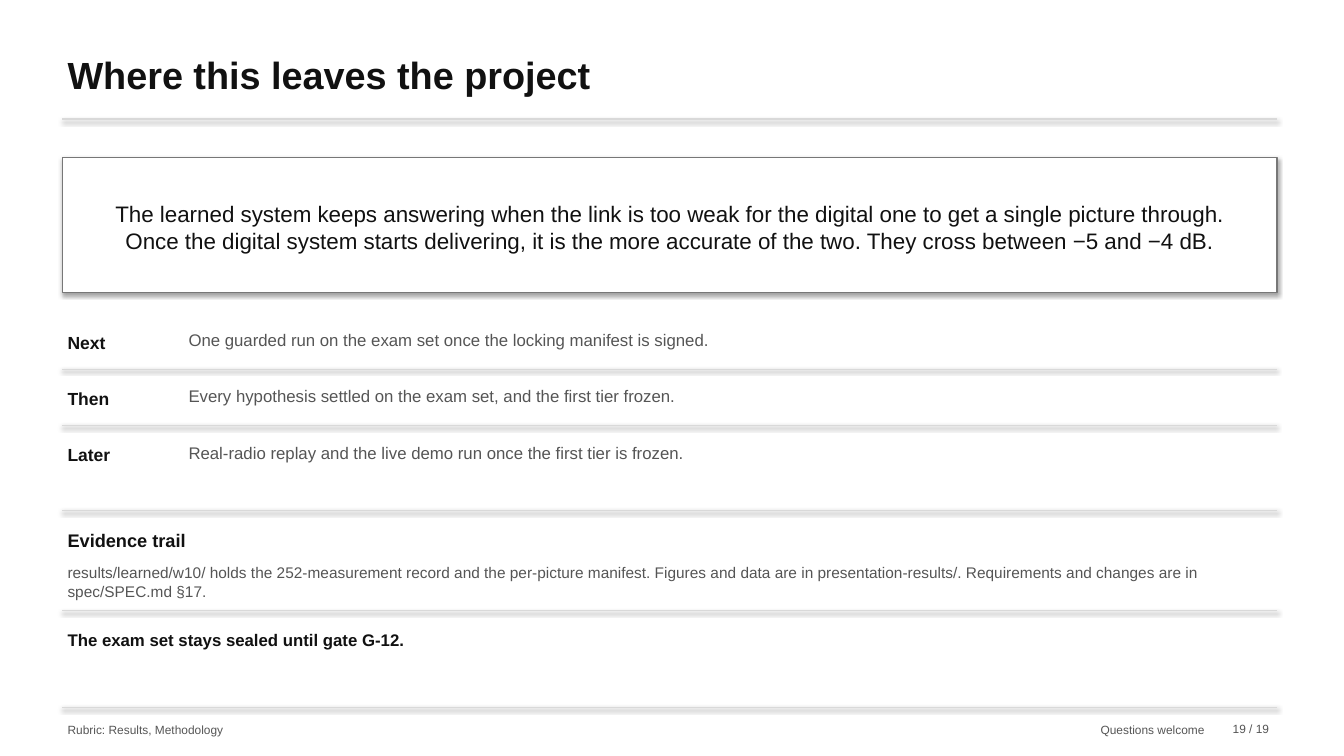
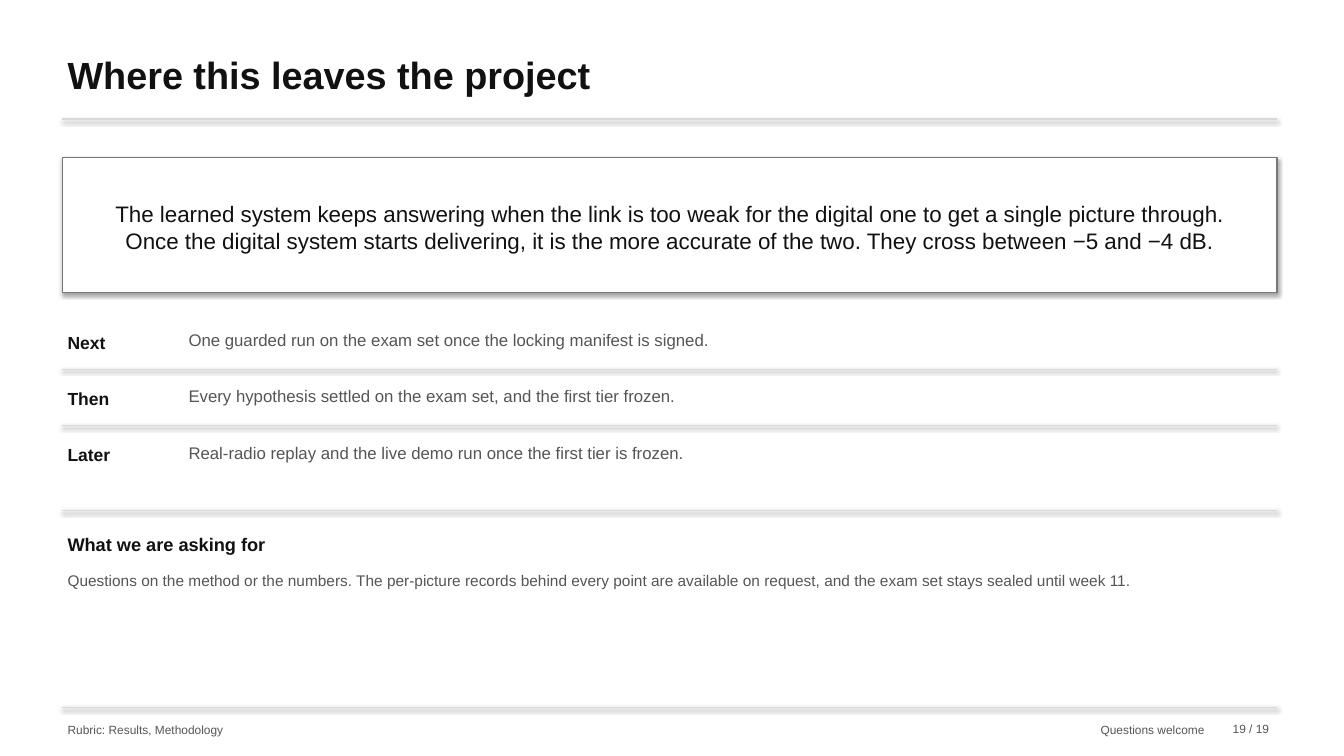
Before and after one commit to nxck2005/capstone, a slide deck: slide 19 of deliverables/review-2/semantic-communication-second-review.pptx. Drawn at 1344x756 pixels with LibreOffice and Linux fonts; fonts in the diff are those of the drawing. Boxes give left, top, right and bottom in pixels: in the first picture for what was removed or moved away, otherwise in the second. Text is boxed around its words. In the diff, an @@ line names an element or a change of style, - is before the commit and + after.

```diff
--- a/deliverables/review-2/semantic-communication-second-review.pptx
+++ b/deliverables/review-2/semantic-communication-second-review.pptx
@@ text at (68,537,265,555): text changed @@
-Evidence trail
+What we are asking for
@@ text at (68,575,1130,589): text changed @@
-results/learned/w10/ holds the 252-measurement record and the per-picture manifest. Figures and data are in presentation-results/. Requirements and changes are in spec/SPEC.md §17.
+Questions on the method or the numbers. The per-picture records behind every point are available on request, and the exam set stays sealed until week 11.
@@ line removed from (63, 611) to (1277, 611) @@
@@ text removed at (68,634,404,650) @@
-The exam set stays sealed until gate G-12.
```
Also in this commit, not shown: 5 other slides changed, 12 other files.
